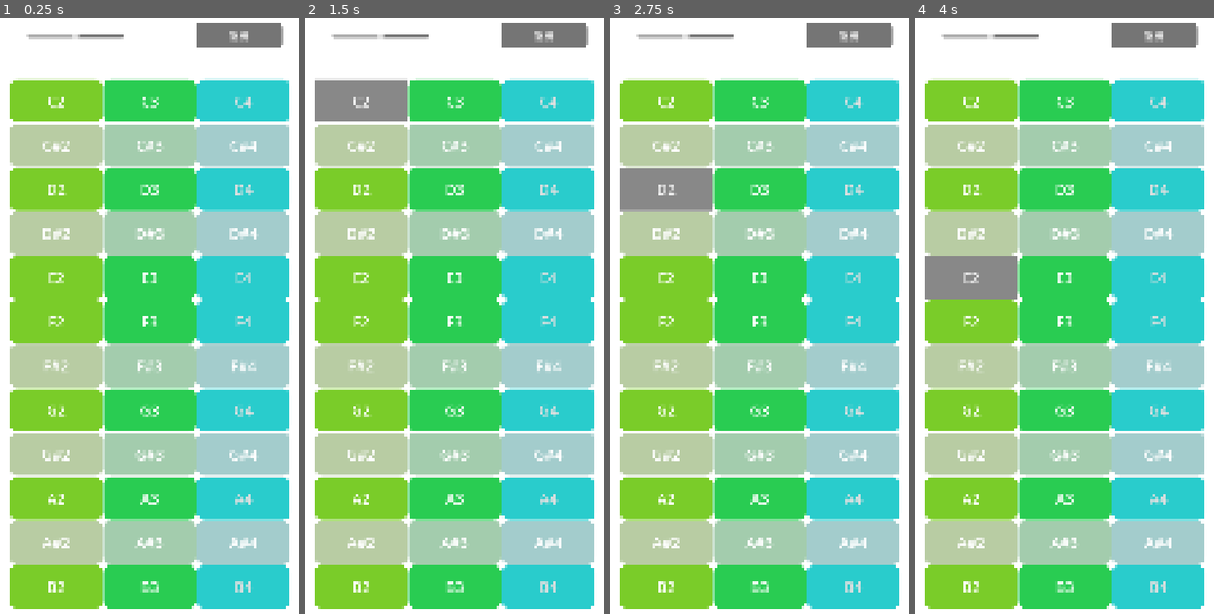
Above: before the commit, frames 1-4 (left to right).
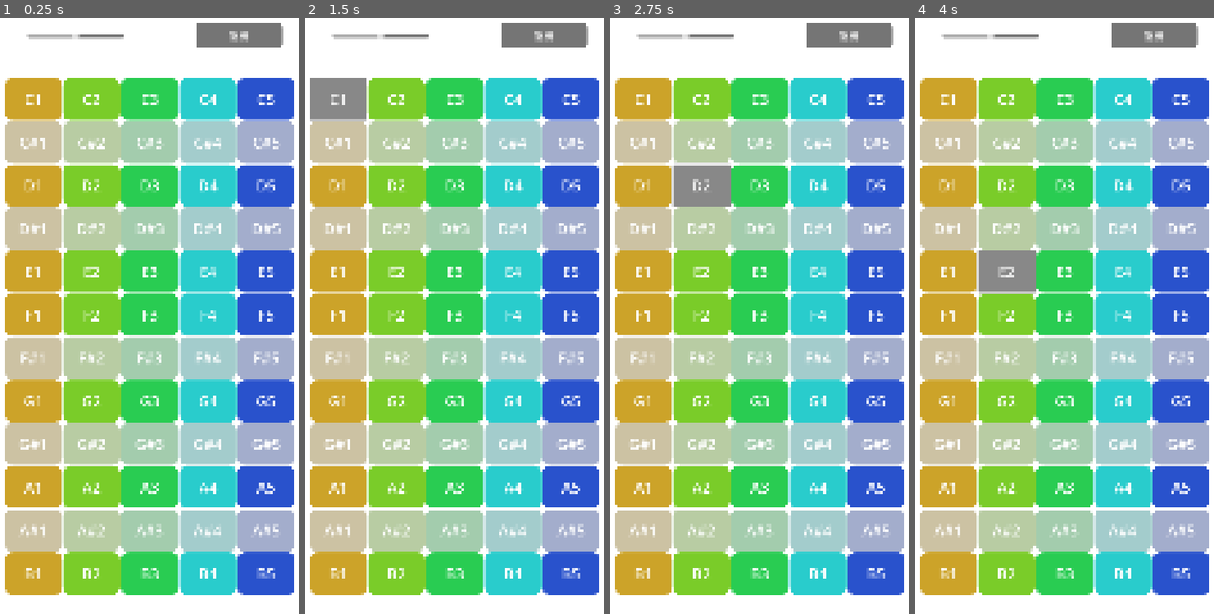
Above: after the commit, the same moments.

Repository: Rongkin/Godot_MusicGame
Game: Godot game, scene res://主界面.tscn
Same seed, same stepped clock (60 frames per second), same inputs: the game is played once before the commit and once after it.
Inputs (mouse positions are in pixels of both pictures, inside the frame that each line leads up to):
- Up to frame 1 (0.25 s): no input
- Up to frame 2 (1.5 s): click "C2" at 0.5 s; click (337, 101) at 1.25 s, where only the run after the commit has a clickable "C1"
- Up to frame 3 (2.75 s): click "D2" at 2 s
- Up to frame 4 (4 s): click (947, 184) at 2.75 s, where only the run after the commit has a clickable "D1"; click "E2" at 3.5 s

The runs differ from the first frame. In frame 1, 52% of the frame differs, in the area x 1-99%, y 10-100%; in frame 2, 52%; in frame 3, 52%; in frame 4, 52%.

Commit message:
多色十二音排列

Diff:
--- a/主界面.tscn
+++ b/主界面.tscn
@@ -1,6 +1,8 @@
 [gd_scene format=3 uid="uid://bnngsgfguunv7"]
 
 [ext_resource type="PackedScene" uid="uid://u281xdtyj5bo" path="res://按键.tscn" id="1_hl2lk"]
+[ext_resource type="Script" uid="uid://bpkkn5qnni212" path="res://十二音.gd" id="1_xea0e"]
+[ext_resource type="PackedScene" uid="uid://hnmfhu2c7025" path="res://十二音.tscn" id="2_nmrbq"]
 [ext_resource type="Script" uid="uid://dkupgaqrb17ar" path="res://h_slider.gd" id="2_roi7n"]
 [ext_resource type="Script" uid="uid://cqoc63ip2wgq7" path="res://退出.gd" id="3_xea0e"]
 
@@ -118,14 +120,41 @@
 
 [node name="键盘" type="BoxContainer" parent="." unique_id=495979992]
 layout_mode = 0
-offset_left = 43.0
-offset_top = 405.0
-offset_right = 1180.0
-offset_bottom = 2544.0
+offset_left = 23.0
+offset_top = 400.0
+offset_right = 1200.0
+offset_bottom = 2488.0
 size_flags_horizontal = 3
 alignment = 1
+script = ExtResource("1_xea0e")
+
+[node name="十二音" parent="键盘" unique_id=105259304 instance=ExtResource("2_nmrbq")]
+layout_mode = 2
+size_flags_horizontal = 3
+num_key = 1
+
+[node name="十二音2" parent="键盘" unique_id=1221473206 instance=ExtResource("2_nmrbq")]
+layout_mode = 2
+size_flags_horizontal = 3
+num_key = 2
+
+[node name="十二音3" parent="键盘" unique_id=1802076786 instance=ExtResource("2_nmrbq")]
+layout_mode = 2
+size_flags_horizontal = 3
+num_key = 3
+
+[node name="十二音4" parent="键盘" unique_id=1663178881 instance=ExtResource("2_nmrbq")]
+layout_mode = 2
+size_flags_horizontal = 3
+num_key = 4
+
+[node name="十二音5" parent="键盘" unique_id=514589606 instance=ExtResource("2_nmrbq")]
+layout_mode = 2
+size_flags_horizontal = 3
+num_key = 5
 
 [node name="2" type="VBoxContainer" parent="键盘" unique_id=1848295760]
+visible = false
 layout_mode = 2
 size_flags_horizontal = 3
 
@@ -261,6 +290,7 @@
 note_key = "B"
 
 [node name="3" type="VBoxContainer" parent="键盘" unique_id=1730311549]
+visible = false
 layout_mode = 2
 size_flags_horizontal = 3
 
@@ -396,6 +426,7 @@
 note_key = "B"
 
 [node name="4" type="VBoxContainer" parent="键盘" unique_id=1584173349]
+visible = false
 layout_mode = 2
 size_flags_horizontal = 3
 
--- a/十二音.tscn
+++ b/十二音.tscn
@@ -8,7 +8,7 @@
 content_margin_top = 4.0
 content_margin_right = 4.0
 content_margin_bottom = 4.0
-bg_color = Color(0.48000002, 0.16, 0.8, 1)
+bg_color = Color(0.48000002, 0.8, 0.16, 1)
 corner_radius_top_left = 30
 corner_radius_top_right = 30
 corner_radius_bottom_right = 30
@@ -20,7 +20,7 @@
 content_margin_top = 4.0
 content_margin_right = 4.0
 content_margin_bottom = 4.0
-bg_color = Color(0.71999997, 0.64000005, 0.8, 1)
+bg_color = Color(0.71999997, 0.8, 0.64000005, 1)
 corner_radius_top_left = 30
 corner_radius_top_right = 30
 corner_radius_bottom_right = 30
--- a/按键.gd
+++ b/按键.gd
@@ -56,18 +56,18 @@
 
 
 const 音频_键位 = {
-	"C" : [0,"C2", "C3", "C4","","",""],
-	"C#": [0,"C#2", "C#3", "C#4","","",""],
-	"D" : [0,"D2", "D3", "D4","","",""],
-	"D#" : [0,"D#2", "D#3", "D#4","","",""],
-	"E" : [0,"E2", "E3", "E4","","",""],
-	"F" : [0,"F2", "F3", "F4","","",""],
-	"F#" : [0,"F#2", "F#3", "F#4","","",""],
-	"G" : [0,"G2", "G3", "G4","","",""],
-	"G#" : [0,"G#2", "G#3", "G#4","","",""],
-	"A" : [0,"A2", "A3", "A4","","",""],
-	"A#" : [0,"A#2", "A#3", "A#4","","",""],
-	"B" : [0,"B2", "B3", "B4","","",""],
+	"C" : ["","C2", "C3", "C4","","",""],
+	"C#": ["","C#2", "C#3", "C#4","","",""],
+	"D" : ["","D2", "D3", "D4","","",""],
+	"D#" : ["","D#2", "D#3", "D#4","","",""],
+	"E" : ["","E2", "E3", "E4","","",""],
+	"F" : ["","F2", "F3", "F4","","",""],
+	"F#" : ["","F#2", "F#3", "F#4","","",""],
+	"G" : ["","G2", "G3", "G4","","",""],
+	"G#" : ["","G#2", "G#3", "G#4","","",""],
+	"A" : ["","A2", "A3", "A4","","",""],
+	"A#" : ["","A#2", "A#3", "A#4","","",""],
+	"B" : ["","B2", "B3", "B4","","",""],
 }
 
 #键盘控制
@@ -82,7 +82,7 @@
 		button_pressed = false
 
 func 按键颜色():
-	var style = get_theme_stylebox("normal")
+	var style = get_theme_stylebox("normal").duplicate()
 	if "#" in note_key:
 		style.bg_color = Color.from_hsv(num_key/8.0, 0.2, 0.8)
 	else:
@@ -91,3 +91,5 @@
 	style.corner_radius_top_right = 30
 	style.corner_radius_bottom_left = 30
 	style.corner_radius_bottom_right = 30
+
+	add_theme_stylebox_override("normal", style)
Not shown, changed: export_presets.cfg
